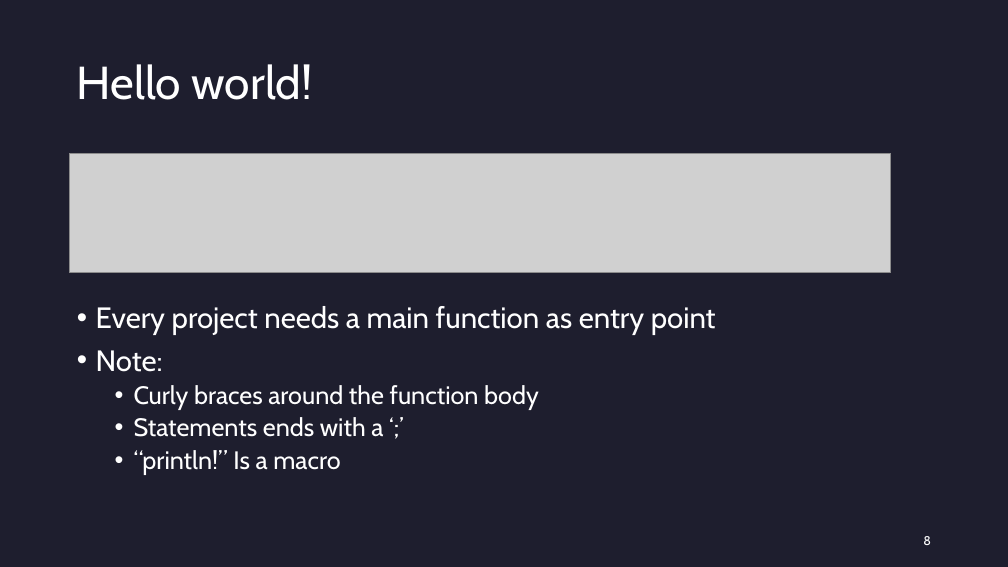
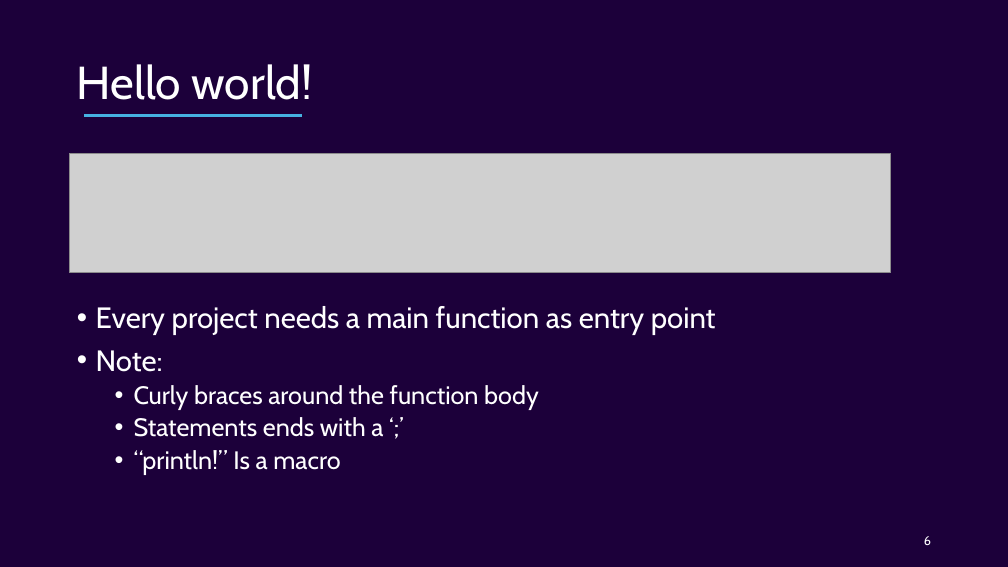
Before and after one commit to Ordina-Group/pythoneers-rust-workshop, a slide deck: slide 6 of Rust.pptx (slide 8 before the commit). Drawn at 1008x567 pixels with LibreOffice and Linux fonts; fonts in the diff are those of the drawing; grey boxes stand for pictures. Boxes give left, top, right and bottom in pixels: in the first picture for what was removed or moved away, otherwise in the second. Text is boxed around its words. In the diff, an @@ line names an element or a change of style, - is before the commit and + after.

```diff
--- a/Rust.pptx
+++ b/Rust.pptx
@@ background #1E1E2E to #1C003A @@
@@ line added from (84, 116) to (302, 116), #46B1E1 2.25 pt @@
@@ page number at (924,536,931,545): text changed @@
-8
+6
```
Also in this commit, not shown: 22 other slides changed, 17 slides added, 2 slides removed.
